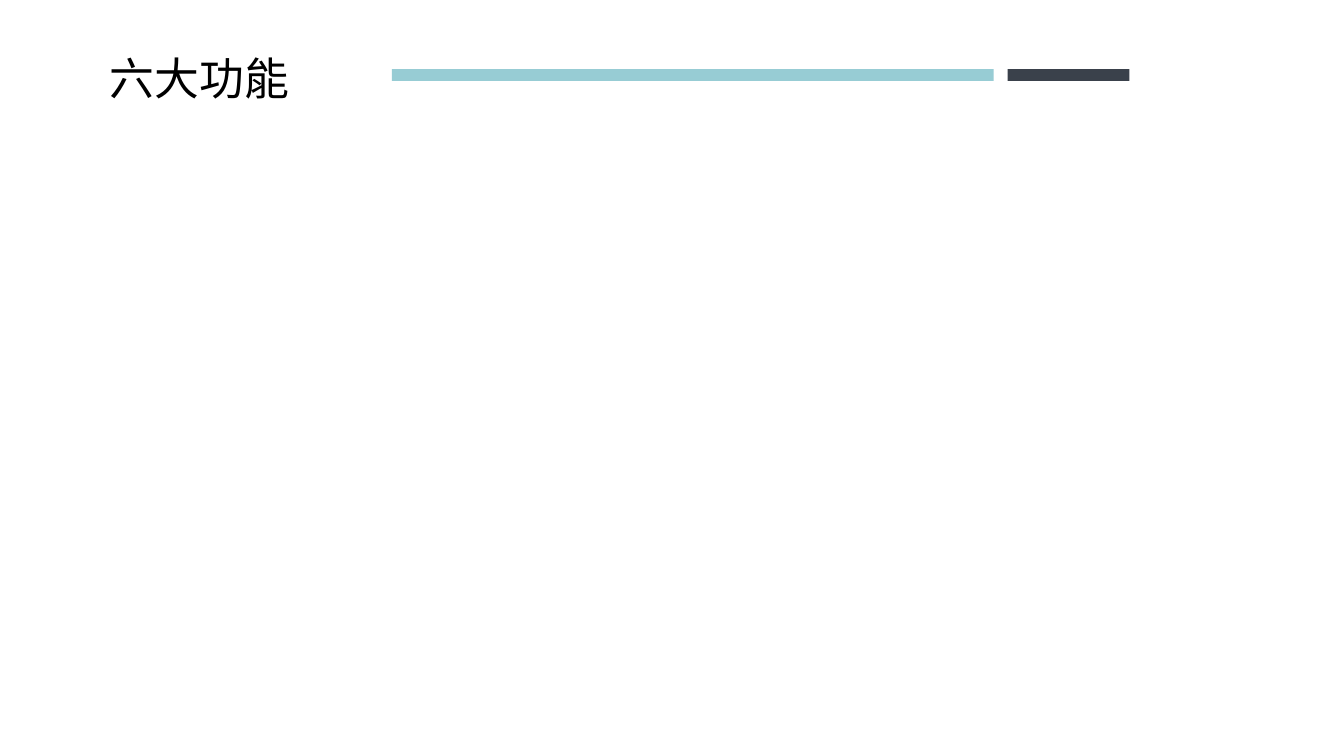
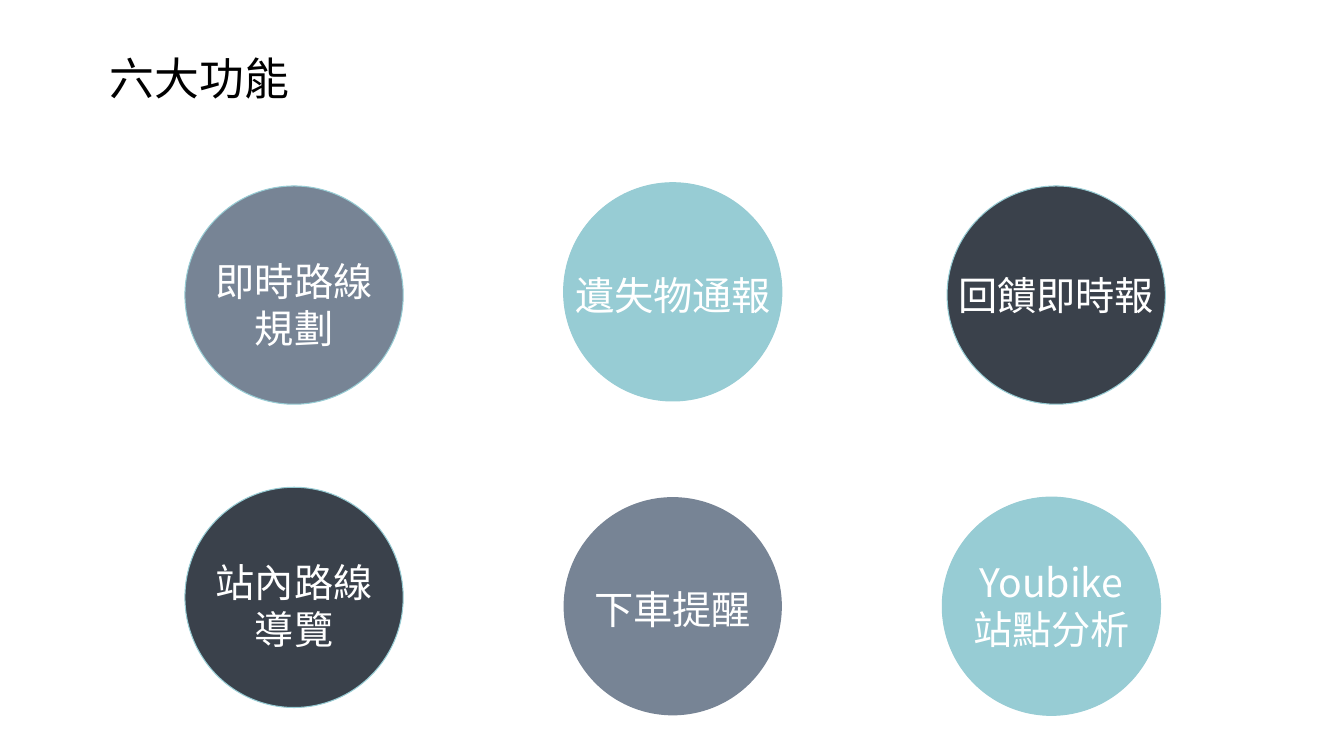
Before and after one commit to NTUB111208/mrtaipei-docs, a slide deck: slide 7 of files/PPT/二技第111208組-MRTaipei｜台北先生-簡報.pptx (slide 8 before the commit). Drawn at 1344x756 pixels with LibreOffice and Linux fonts; fonts in the diff are those of the drawing. Boxes give left, top, right and bottom in pixels: in the first picture for what was removed or moved away, otherwise in the second. Text is boxed around its words. In the diff, an @@ line names an element or a change of style, - is before the commit and + after.

```diff
--- a/files/PPT/二技第111208組-MRTaipei｜台北先生-簡報.pptx
+++ b/files/PPT/二技第111208組-MRTaipei｜台北先生-簡報.pptx
@@ rectangle removed at <box>392,70,994,82</box> @@
@@ rectangle removed at <box>1008,70,1130,82</box> @@
@@ ellipse added at <box>186,187,404,405</box>, fill #778495, outline #97CCD4 0.75 pt @@
@@ ellipse added at <box>564,182,782,401</box>, fill #97CCD4, outline #97CCD4 0.75 pt @@
@@ ellipse added at <box>948,187,1167,405</box>, fill #3A414B, outline #97CCD4 0.75 pt @@
@@ text added at <box>216,263,373,346</box>, 28 pt, text #FFFFFF @@
+即時路線規劃
@@ text added at <box>575,277,771,313</box>, 28 pt, text #FFFFFF @@
+遺失物通報
@@ text added at <box>958,277,1154,313</box>, 28 pt, text #FFFFFF @@
+回饋即時報
@@ ellipse added at <box>186,487,404,708</box>, fill #3A414B, outline #97CCD4 0.75 pt @@
@@ ellipse added at <box>564,497,782,716</box>, fill #778495 @@
@@ ellipse added at <box>943,497,1162,716</box>, fill #97CCD4, outline #97CCD4 0.75 pt @@
@@ text added at <box>216,564,373,647</box>, 28 pt, text #FFFFFF @@
+站內路線導覽
@@ text added at <box>957,548,1146,663</box>, 28 pt, text #FFFFFF @@
+Youbike站點分析
@@ text added at <box>595,591,752,627</box>, 28 pt, text #FFFFFF @@
+下車提醒
```
Also in this commit, not shown: 1 other slide changed, 1 slide added, 1 slide removed.
